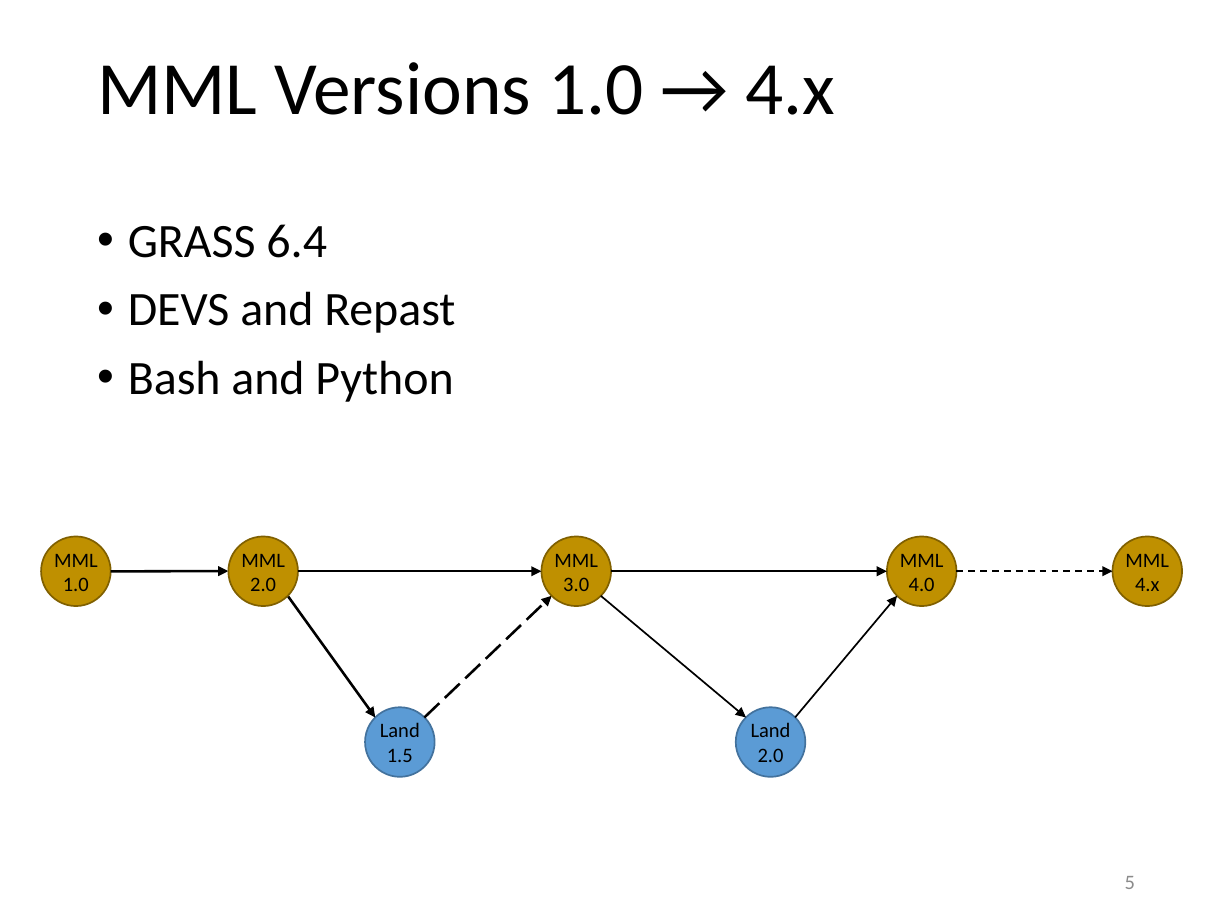
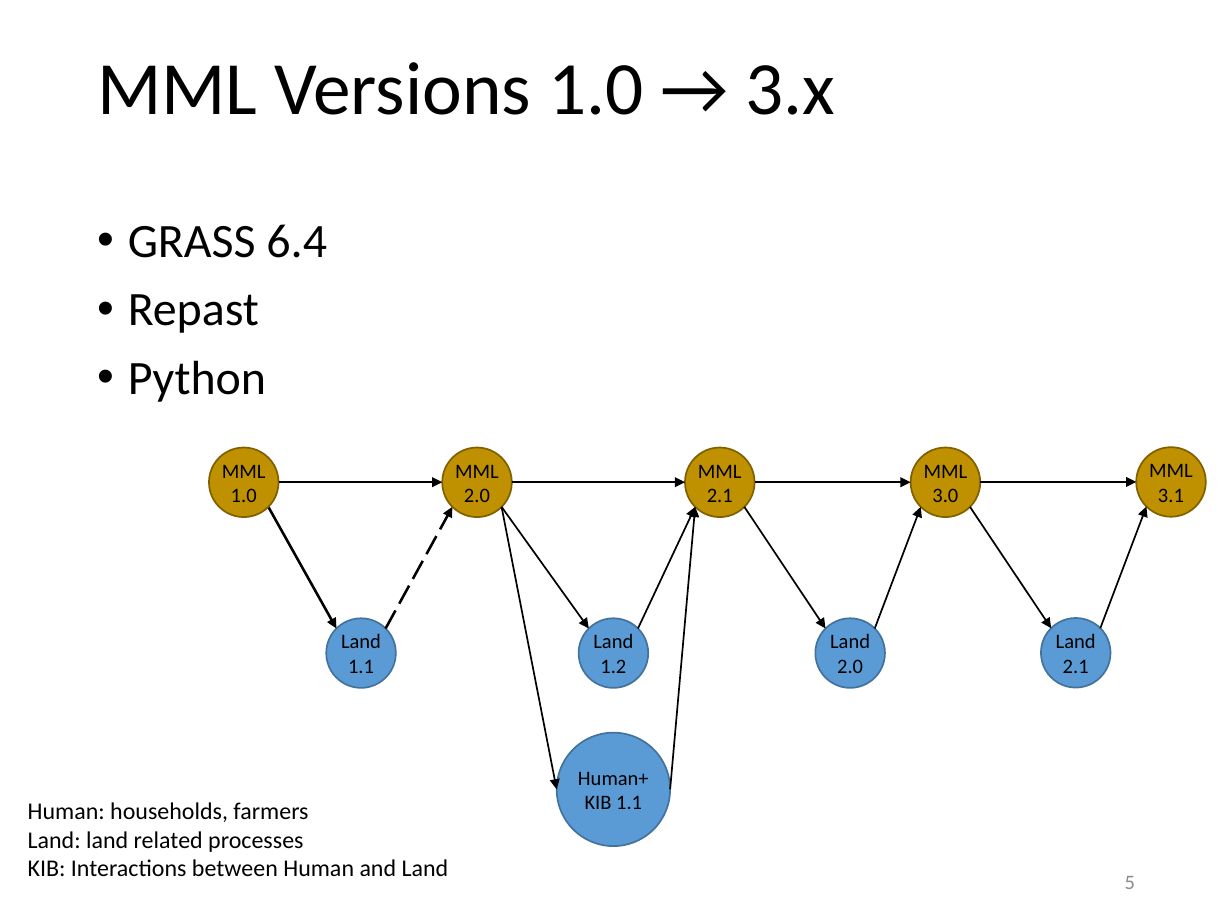
Before and after one commit to waboyd/MMLVersionChart, a slide deck: slide 5 of MDH.pptx. Drawn at 1232x924 pixels with LibreOffice and Linux fonts; fonts in the diff are those of the drawing. Boxes give left, top, right and bottom in pixels: in the first picture for what was removed or moved away, otherwise in the second. Text is boxed around its words. In the diff, an @@ line names an element or a change of style, - is before the commit and + after.

Commit message:
Revised the parts of MML
MML is decomposed into two parts. One part has the Landscape and the other has both the human and KIB.

```diff
--- a/MDH.pptx
+++ b/MDH.pptx
@@ title at [97,62,836,115]: text changed @@
-MML Versions 1.0 → 4.x
+MML Versions 1.0 → 3.x
@@ text at [128,294,266,402]: text changed @@
-• DEVS and Repast
-• Bash and Python
+• Repast
+• Python
@@ ellipse "MML 1.0": place and size @@
-ellipse "MML 1.0" at [228,536,297,605]
+ellipse "MML 1.0" at [209,447,278,516]
@@ ellipse "MML 2.0": place and size @@
-ellipse "MML 2.0" at [542,536,611,605]
+ellipse "MML 2.0" at [442,447,511,516]
@@ ellipse "MML 2.1": place and size @@
-ellipse "MML 2.1" at [41,536,110,605]
+ellipse "MML 2.1" at [685,447,754,516]
@@ ellipse "MML 3.0": place and size @@
-ellipse "MML 3.0" at [887,536,956,605]
+ellipse "MML 3.0" at [910,447,979,516]
@@ text in ellipse at [222,465,266,502]: text changed @@
-MML 2.0
+MML 1.0
@@ text in ellipse at [455,465,499,502]: text changed @@
-MML 3.0
+MML 2.0
@@ text in ellipse at [698,465,742,502]: text changed @@
-MML 1.0
+MML 2.1
@@ text in ellipse at [924,465,968,502]: text changed @@
-MML 4.0
+MML 3.0
@@ arrow moved from (288, 596) - (376, 717) to (269, 506) - (336, 628) @@
@@ arrow moved from (298, 572) - (542, 572) to (278, 482) - (442, 482) @@
@@ arrow moved from (425, 717) - (552, 596) to (386, 628) - (452, 506) @@
@@ arrow moved from (601, 596) - (745, 717) to (501, 506) - (589, 628) @@
@@ arrow moved from (611, 572) - (887, 572) to (511, 482) - (685, 482) @@
@@ arrow moved from (795, 717) - (897, 596) to (638, 628) - (695, 506) @@
@@ group added at [501,447,1205,846]: 7 arrows, 4 ellipses @@
+Human+KIB 1.1
+Land 2.0
+MML 3.1
+Land 2.1
@@ arrow moved from (956, 572) - (1112, 572) to (981, 482) - (1136, 482) @@
@@ arrow (981, 482) - (1136, 482): stroke #000000 1 pt dashed to #000000 1 pt @@
@@ ellipse removed at [1112,536,1181,605] @@
-MML 4.x
@@ arrow removed from (111, 572) to (228, 572) @@
@@ ellipse "Land 1.1": place and size @@
-ellipse "Land 1.1" at [365,707,434,776]
+ellipse "Land 1.1" at [326,618,395,687]
@@ ellipse "Land 1.2": place and size @@
-ellipse "Land 1.2" at [736,707,804,776]
+ellipse "Land 1.2" at [579,618,648,687]
@@ text in ellipse at [341,633,381,673]: text changed @@
-Land 1.5
+Land 1.1
@@ text in ellipse at [593,633,633,673]: text changed @@
-Land 2.0
+Land 1.2
@@ text added at [28,802,449,876], 14 pt, text #000000 @@
+Human: households, farmers
+Land: land related processes
+KIB: Interactions between Human and Land
```
Also in this commit, not shown: 4 other slides changed.
